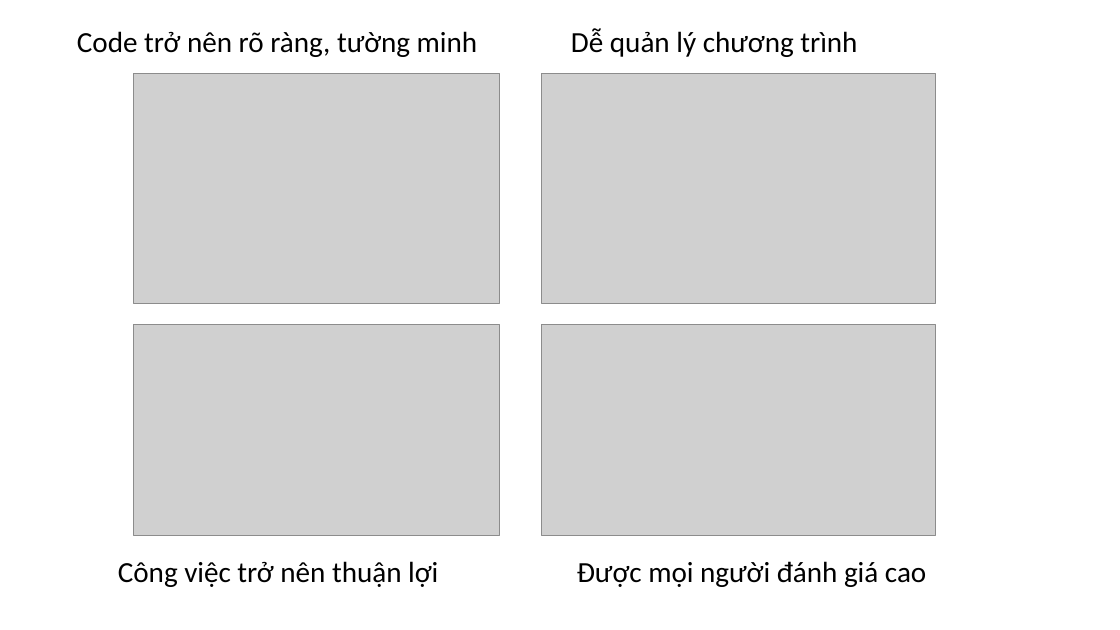
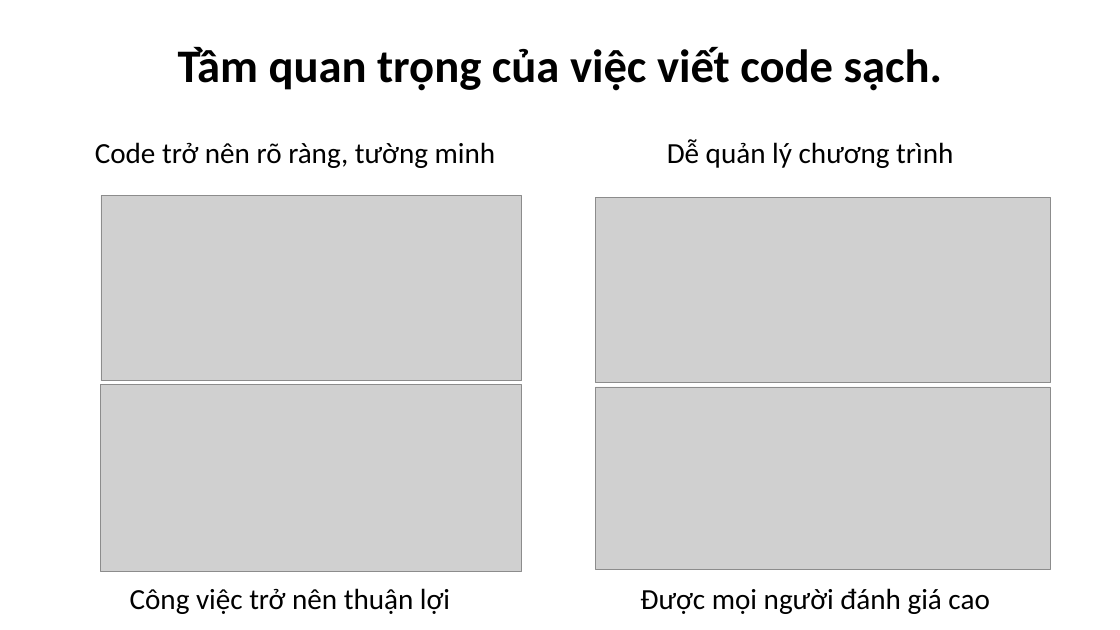
Before and after one commit to quocTuan02/demo, a slide deck: slide 6 of Note/CleanCode.pptx (slide 7 before the commit). Drawn at 1120x630 pixels with LibreOffice and Linux fonts; fonts in the diff are those of the drawing; grey boxes stand for pictures. Boxes give left, top, right and bottom in pixels: in the first picture for what was removed or moved away, otherwise in the second. Text is boxed around its words. In the diff, an @@ line names an element or a change of style, - is before the commit and + after.

```diff
--- a/Note/CleanCode.pptx
+++ b/Note/CleanCode.pptx
@@ text added at [178, 47, 943, 91], 40 pt, text #000000, bold @@
+Tầm quan trọng của việc viết code sạch.
@@ text "Code trở nên rõ ràng, ...": place and size @@
-text "Code trở nên rõ ràng, ..." at [77, 31, 478, 57]
+text "Code trở nên rõ ràng, ..." at [95, 142, 496, 168]
@@ text "Dễ quản lý chương trình": place and size @@
-text "Dễ quản lý chương trình" at [571, 28, 857, 57]
+text "Dễ quản lý chương trình" at [667, 139, 953, 168]
@@ picture: place and size @@
-picture at [134, 73, 500, 303]
+picture at [101, 196, 522, 381]
@@ picture: place and size @@
-picture at [542, 73, 936, 303]
+picture at [596, 197, 1050, 383]
@@ picture: place and size @@
-picture at [134, 324, 500, 535]
+picture at [100, 385, 522, 571]
@@ picture: place and size @@
-picture at [542, 324, 936, 535]
+picture at [596, 387, 1050, 570]
@@ text "Công việc trở nên thuận ...": place and size @@
-text "Công việc trở nên thuận ..." at [118, 561, 438, 587]
+text "Công việc trở nên thuận ..." at [130, 588, 450, 614]
@@ text "Được mọi người đánh giá ...": place and size @@
-text "Được mọi người đánh giá ..." at [577, 561, 926, 587]
+text "Được mọi người đánh giá ..." at [640, 588, 989, 614]
```
Also in this commit, not shown: 16 other slides changed, 4 slides added, 5 slides removed.
